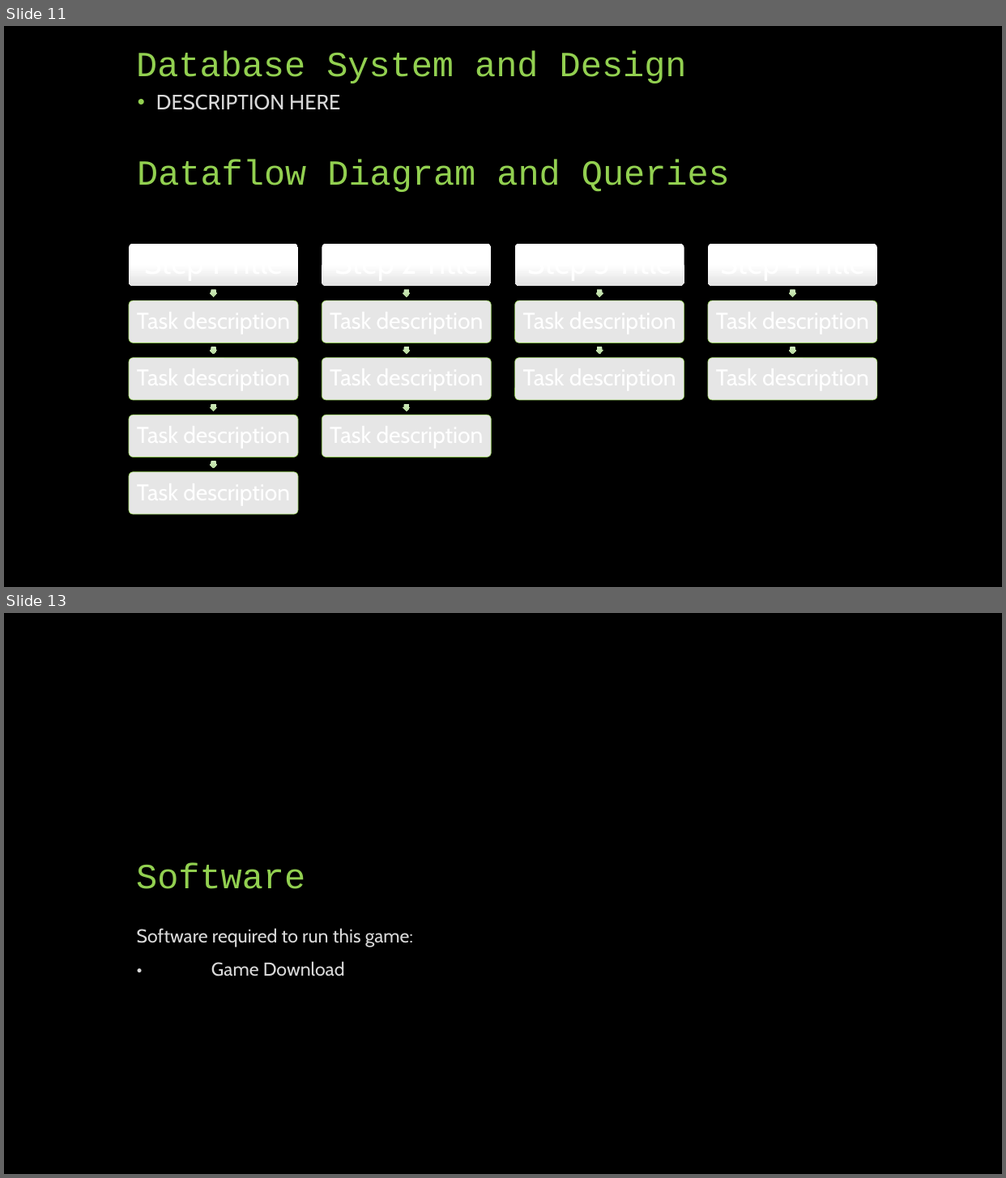
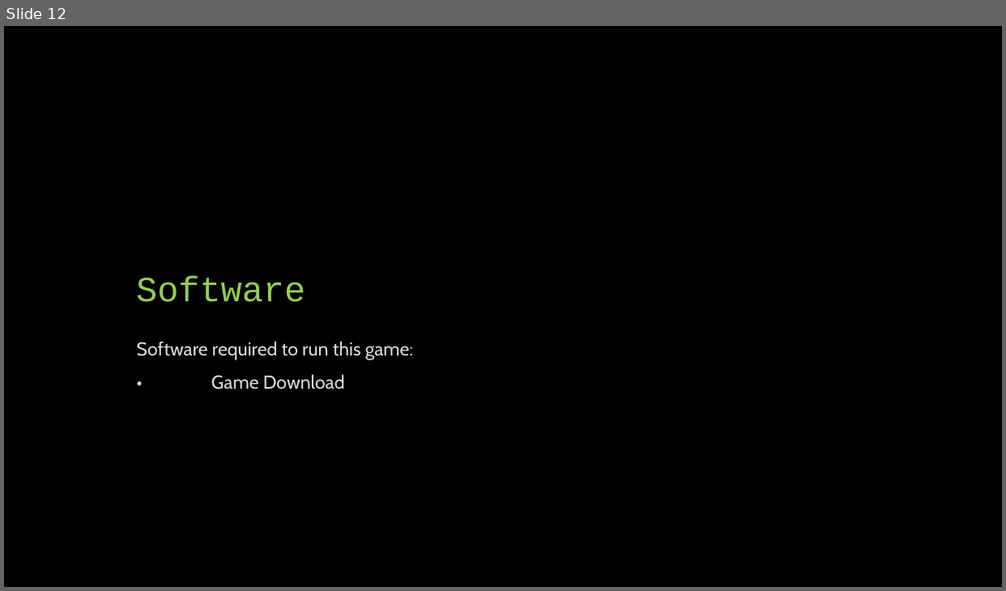
Before and after one commit to BrandonJamesDemeritt/Name-TBD, a slide deck: Phase_Two_PP.pptx. Shown one above the other, each under a label of ours: slides 11 and 13 before the commit, slide 12 after it; the slides between them are not shown. The pictures are 1006x1178 and 1006x591 pixels, drawn with LibreOffice and Linux fonts; fonts in the diff are those of the drawing. Boxes give left, top, right and bottom in pixels: in the first picture for what was removed or moved away, otherwise in the second. Text is boxed around its words. In the diff, an @@ line names an element or a change of style, - is before the commit and + after.

```diff
--- a/Phase_Two_PP.pptx
+++ b/Phase_Two_PP.pptx
@@ slide 11 removed at [4,26,1002,587], background #000000 @@
@@ title removed at [136,51,687,84] @@
-Database System and Design
@@ text removed at [156,94,340,110] @@
-• DESCRIPTION HERE
@@ text removed at [137,160,730,192] @@
-Dataflow Diagram and Queries
@@ group removed at [129,244,877,515]: 15 rounded rectangles, 11 right arrows @@
@@ what was slide 13 is now slide 12 @@
```
Also in this commit, not shown: 1 slide added, 1 other slide removed.
